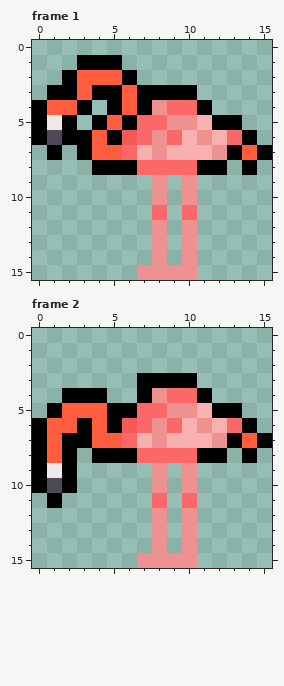
A animated GIF sprite gets an edit: images/birds/americanFlamingo/eating.gif. This is how it looked before the edit.
The file is 16x16 pixels, 9 frames. Shown: frame 1, frame 2. The commit also changed other frames, which this record leaves out.
Once edited:
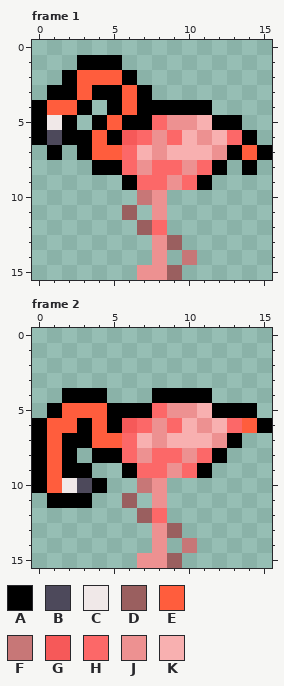
Palette (. is transparent): A #000000  B #4d495b  C #f0e8e8  D #9a5f5f  E #ff5d3d  F #c77777  G #f65959  H #fc6868  J #ed9191  K #f8b0b0
Edits made:
Frame 1:
y 3: x 8..10 AAA -> ...
y 4: x 8..10 JHH -> AAA
y 5: x 7 H -> A
y 8: x 6..7 AH -> HJ; x 10..11 HA -> JH
y 9: x 6..11 ..J.J. -> AHHJHA
y 10: x 7 . -> F; x 10 J -> .
y 11: x 6 . -> D; x 8 H -> J; x 10 H -> .
y 12: x 7..8 .J -> DH; x 10 J -> .
y 13: x 9..10 .J -> D.
y 14: x 10 J -> F
y 15: x 9..10 JJ -> D.
Frame 2:
y 3: x 7..10 AAAA -> ....
y 4: x 7..10 AJHH -> .AAA
y 5: x 7 H -> A; x 14 . -> A
y 6: x 14..15 A. -> EA
y 7: x 14..15 EA -> ..
y 8: x 6..7 AH -> HJ; x 10..11 HA -> JH; x 14 A -> .
y 9: x 1 C -> E; x 3 . -> A; x 6..11 ..J.J. -> AHHJHA
y 10: x 1..4 BA.. -> ECBA; x 7 . -> F; x 10 J -> .
y 11: x 2..3 .. -> AA; x 6 . -> D; x 8 H -> J; x 10 H -> .
y 12: x 7..8 .J -> DH; x 10 J -> .
y 13: x 9..10 .J -> D.
y 14: x 10 J -> F
y 15: x 9..10 JJ -> D.
Changed places in both pictures, as pixel boxes (x1, y1, x2, y2):
changed: (122, 85, 212, 280)
changed: (47, 373, 272, 568)
